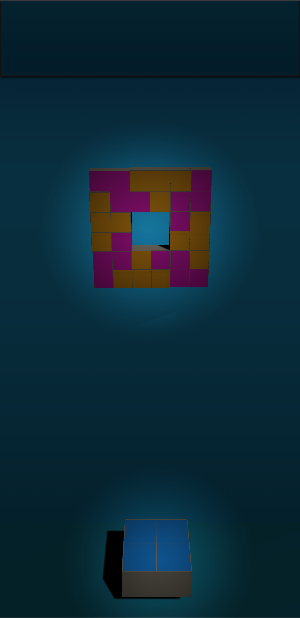
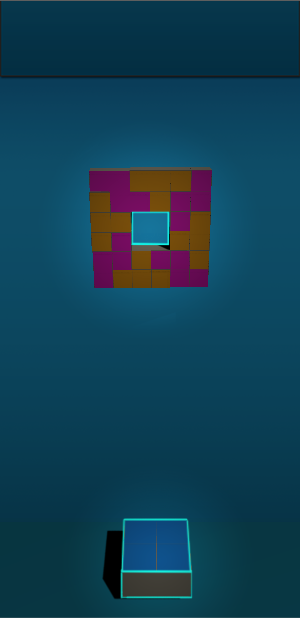
Comparing the layer stacks of the two 300×618 images. Changes:
added layer "forme" above "Ellipse 1" over (x1=130, y1=210, x2=170, y2=246)
renamed "Calque 1" to "light", opacity 60% → 35% over (x1=0, y1=0, x2=300, y2=618)
added layer "carré" above "Calque 4" over (x1=119, y1=518, x2=193, y2=600)
added layer "Calque 4" above "Calque 0" over (x1=122, y1=520, x2=192, y2=597)
